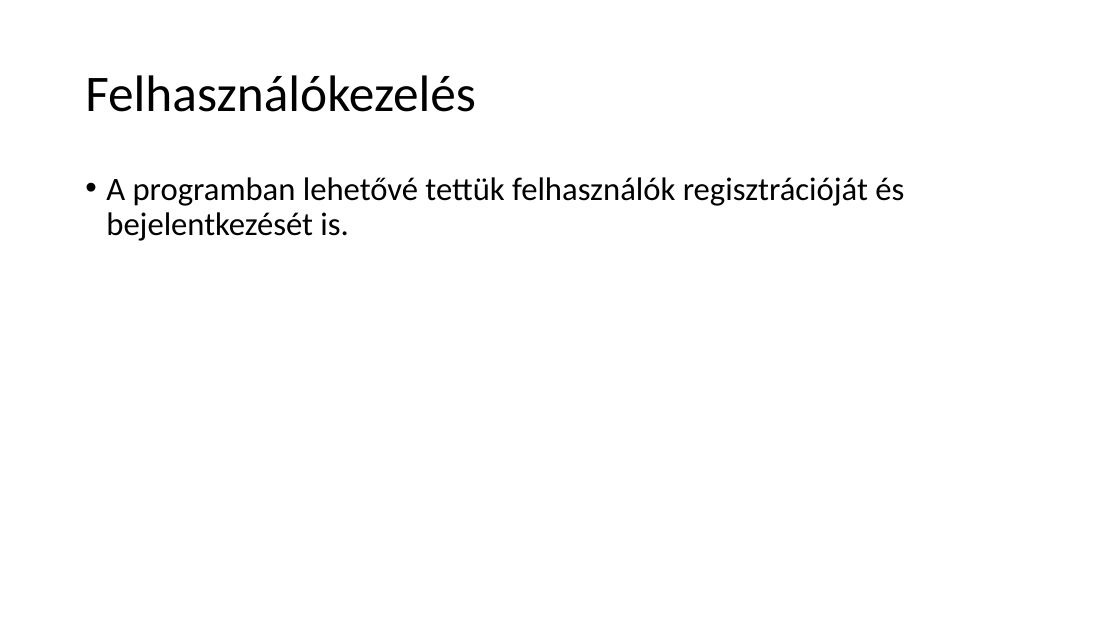
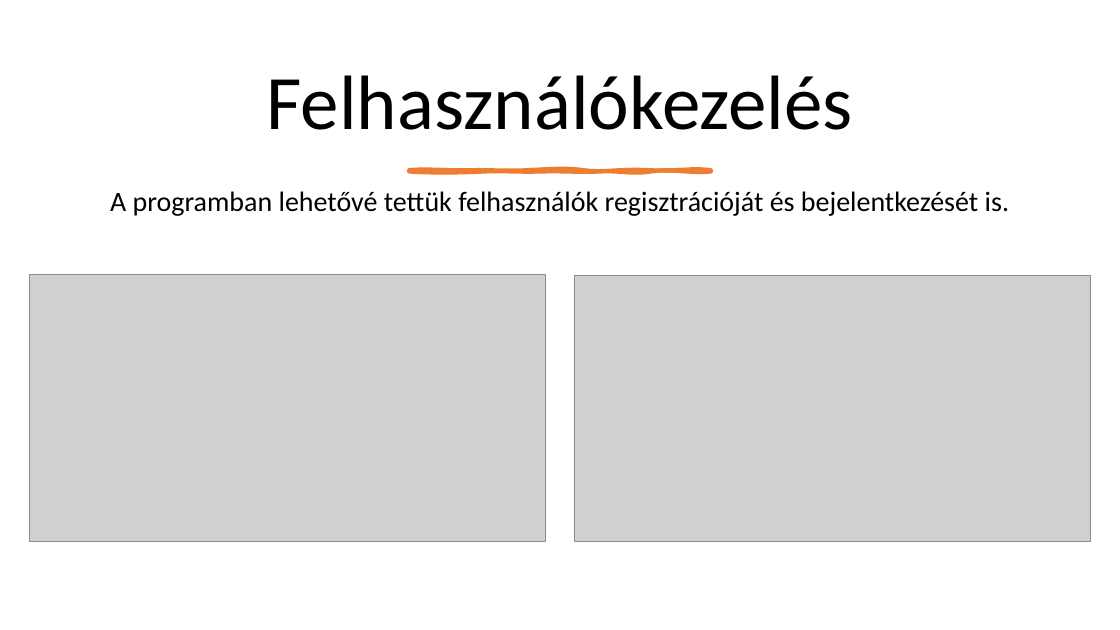
Before and after one commit to PasioteStudio/dusza2024_1, a slide deck: slide 2 of dusza2024_1/Dusza.pptx. Drawn at 1120x630 pixels with LibreOffice and Linux fonts; fonts in the diff are those of the drawing; grey boxes stand for pictures. Boxes give left, top, right and bottom in pixels: in the first picture for what was removed or moved away, otherwise in the second. Text is boxed around its words. In the diff, an @@ line names an element or a change of style, - is before the commit and + after.

Commit message:
ppt

```diff
--- a/dusza2024_1/Dusza.pptx
+++ b/dusza2024_1/Dusza.pptx
@@ title "Felhasználókezelés": place and size @@
-title "Felhasználókezelés" at (85,75,476,112)
+title "Felhasználókezelés" at (267,75,853,130)
@@ title "Felhasználókezelés" at (267,75,853,130): size 44 to 66 pt; alignment left to centre @@
@@ text "A programban lehetővé tettük felhasználók ...": place and size @@
-text "A programban lehetővé tettük felhasználók ..." at (106,177,904,241)
+text "A programban lehetővé tettük felhasználók ..." at (110,191,1009,216)
@@ text "A programban lehetővé tettük felhasználók ..." at (110,191,1009,216): size 28 to 24 pt; alignment left to centre; bullet • to none; vertical alignment top to middle @@
@@ freeform shape added at (409,170,712,171), fill #ED7D31, outline #ED7D31 3.25 pt @@
@@ picture added at (29,275,545,542) @@
@@ picture added at (575,276,1091,541) @@
```
Also in this commit, not shown: 1 other file.
